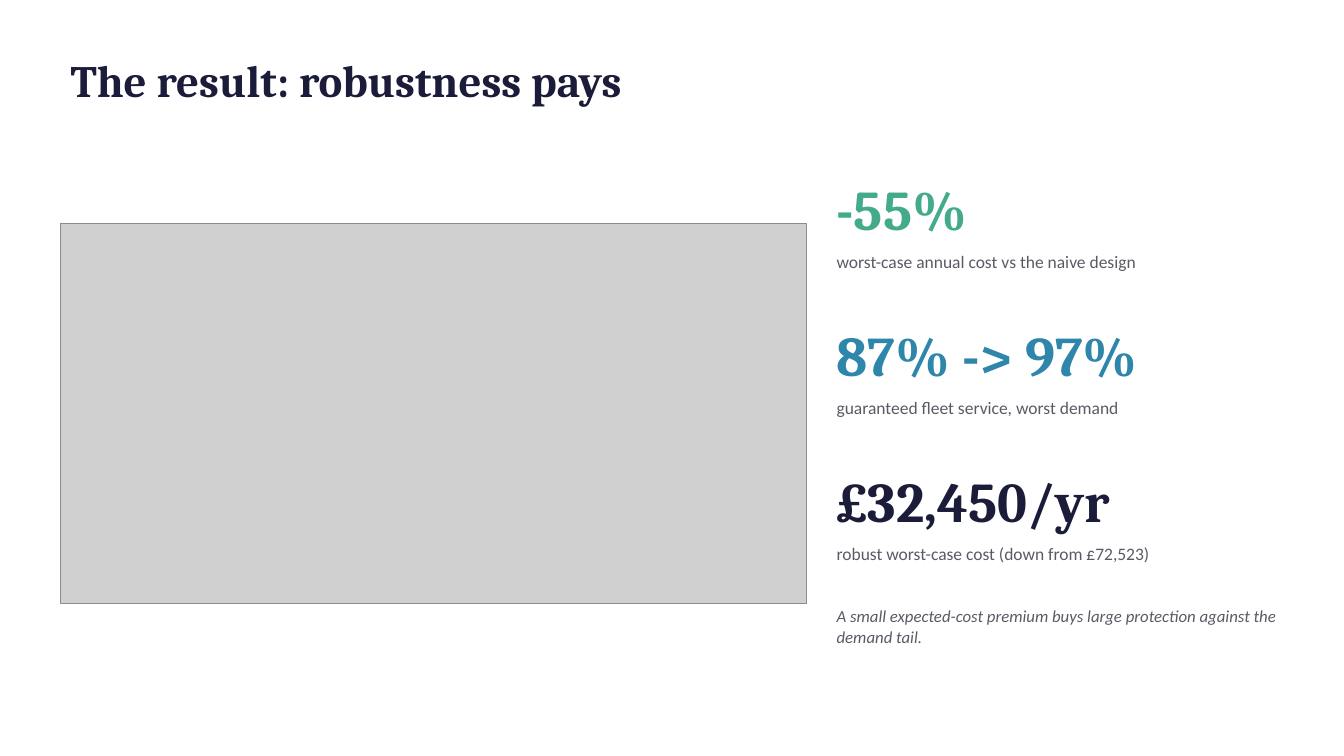
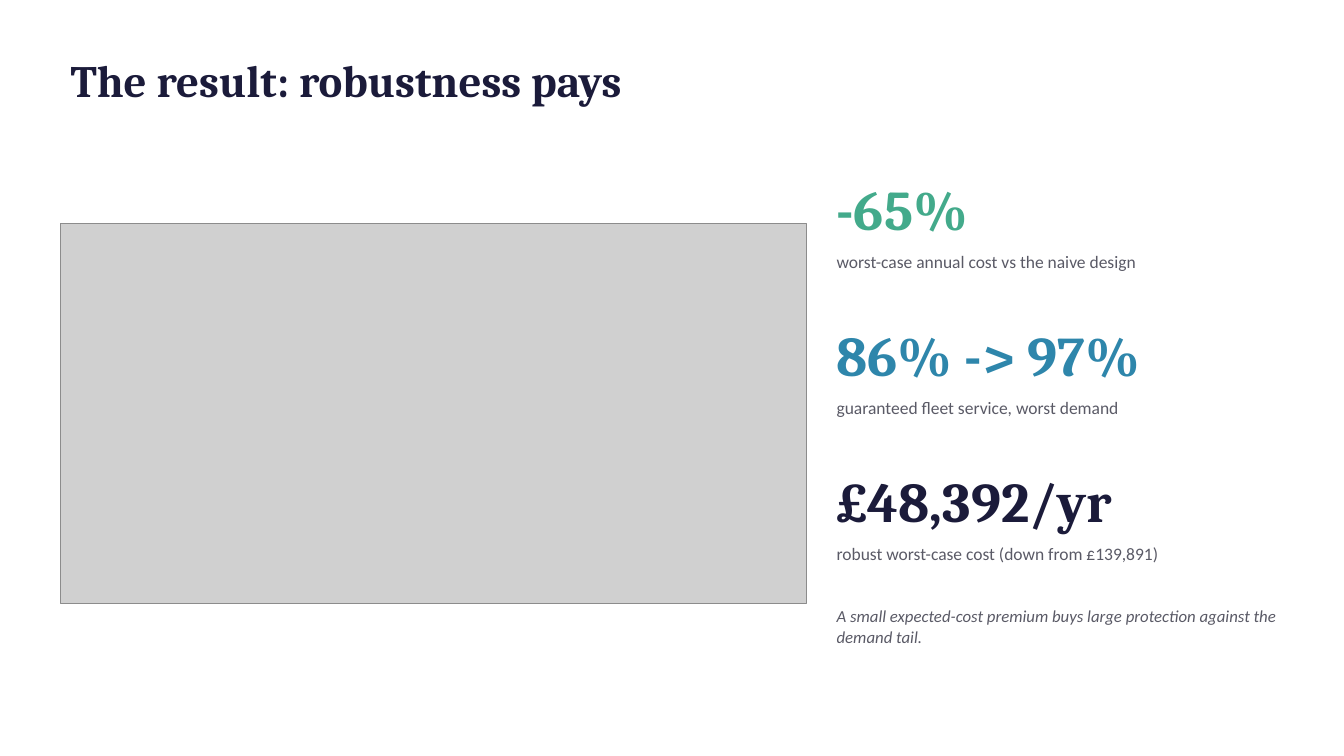
Before and after one commit to Gourav88502/emicromobility-robust-charging, a slide deck: slide 4 of outputs/Presentation.pptx. Drawn at 1344x756 pixels with LibreOffice and Linux fonts; fonts in the diff are those of the drawing; grey boxes stand for pictures. Boxes give left, top, right and bottom in pixels: in the first picture for what was removed or moved away, otherwise in the second. Text is boxed around its words. In the diff, an @@ line names an element or a change of style, - is before the commit and + after.

```diff
--- a/outputs/Presentation.pptx
+++ b/outputs/Presentation.pptx
@@ text at (837,192,968,232): text changed @@
--55%
+-65%
@@ text at (837,338,1140,378): text changed @@
-87% -> 97%
+86% -> 97%
@@ text at (837,483,1113,535): text changed @@
-£32,450/yr
+£48,392/yr
@@ text at (837,547,1158,562): text changed @@
-robust worst-case cost (down from £72,523)
+robust worst-case cost (down from £139,891)
```
Also in this commit, not shown: 1 other slide changed, 1 slide added, 1 slide removed, 35 other files.
